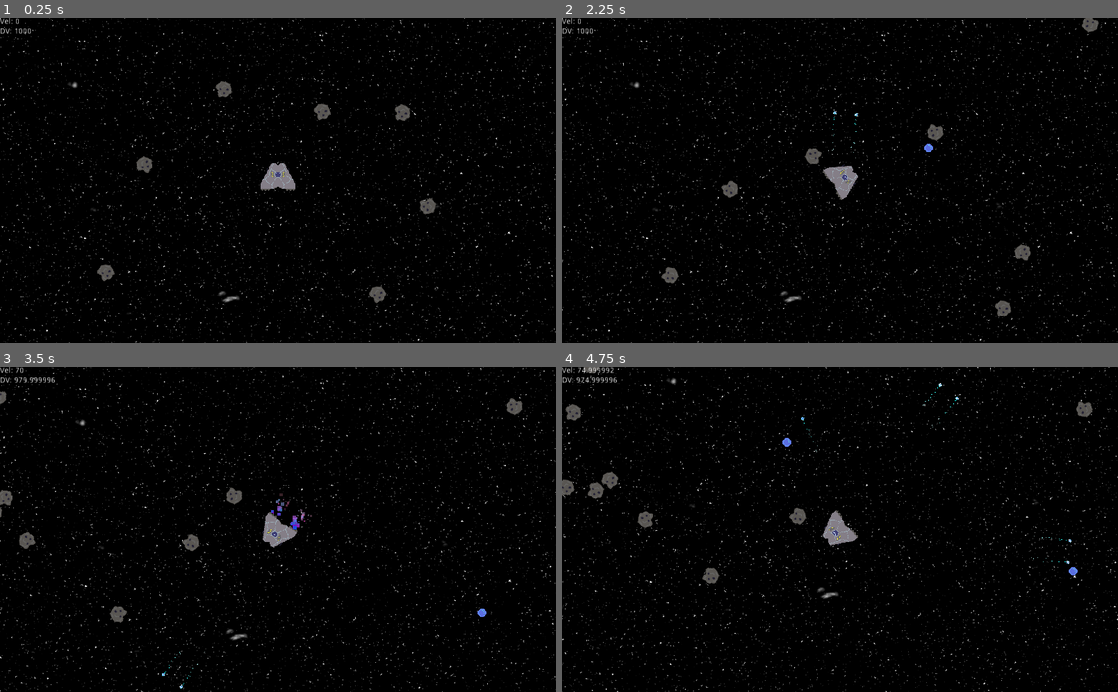
Above: before the commit, frames 1-4 (two rows, left to right).
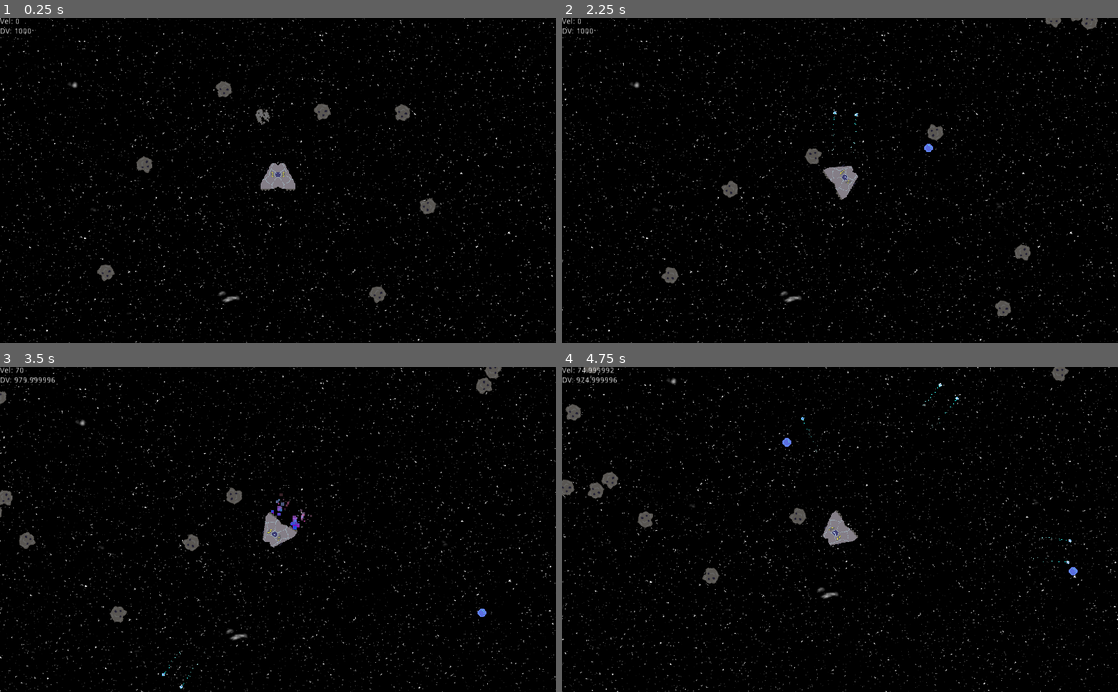
Above: after the commit, the same moments.

Repository: Scimon/godot-experiments
Game: Godot game, scene res://Game.tscn
The game is run twice, just before and just after one commit, with the same random seed, the same clock (stepped at 60 frames per second) and the same inputs.
Inputs:
- Up to frame 1 (0.25 s): no input
- Up to frame 2 (2.25 s): hold D (turn_right) 0.53-1.28 s; hold Space (shoot) 0.53-1.28 s; hold A (turn_left) 1.28-2.03 s; tap Space (shoot) at 1.35 s; hold D (turn_right) from 2.03 s (still down); hold Space (shoot) from 2.03 s (still down)
- Up to frame 3 (3.5 s): release D (turn_right) at 2.78 s; release Space (shoot) at 2.78 s; hold W (accelerate) from 2.78 s (still down); tap Space (shoot) at 2.85 s
- Up to frame 4 (4.75 s): release W (accelerate) at 3.53 s; hold Space (shoot) 3.53-4.28 s; hold A (turn_left) from 3.53 s (still down); tap Space (shoot) at 4.35 s

The runs differ from the first frame. In frame 1, less than 0.1% of the frame differs, in the area x 45-49%, y 27-33%; in frame 2, 0.1%; in frame 3, 0.3%, in the area x 85-94%, y 0-15%; in frame 4, 0.2%.

Commit message:
Basic tilemap based asteroid

Diff:
--- a/Spaceship/Game.tscn
+++ b/Spaceship/Game.tscn
@@ -7,6 +7,7 @@
 [ext_resource path="res://ParallaxBackground.gd" type="Script" id=5]
 [ext_resource path="res://new-back.png" type="Texture" id=6]
 [ext_resource path="res://Asteroids.gd" type="Script" id=7]
+[ext_resource path="res://TiledAsteroid.tscn" type="PackedScene" id=8]
 
 [node name="Game" type="Node2D"]
 
@@ -76,4 +77,7 @@
 margin_top = 18.0
 margin_right = 286.0
 margin_bottom = 32.0
+
+[node name="TiledAsteroid" parent="." instance=ExtResource( 8 )]
+position = Vector2( 475.884, 172.535 )
 [connection signal="timeout" from="Asteroids/Timer" to="Asteroids" method="_on_Timer_timeout"]
--- /dev/null
+++ b/Spaceship/TiledAsteroid.tscn
@@ -0,0 +1,185 @@
+[gd_scene load_steps=20 format=2]
+
+[ext_resource path="res://asteroid-tile.png" type="Texture" id=1]
+[ext_resource path="res://Asteroid.gd" type="Script" id=2]
+
+[sub_resource type="ConvexPolygonShape2D" id=2]
+points = PoolVector2Array( 0, 0, 4, 0, 4, 4, 0, 4 )
+
+[sub_resource type="ConvexPolygonShape2D" id=3]
+points = PoolVector2Array( 4, 4, 0, 4, 0, 0, 4, 0 )
+
+[sub_resource type="ConvexPolygonShape2D" id=4]
+points = PoolVector2Array( 0, 0, 4, 0, 4, 4, 0, 4 )
+
+[sub_resource type="ConvexPolygonShape2D" id=5]
+points = PoolVector2Array( 0, 0, 4, 0, 4, 4, 0, 4 )
+
+[sub_resource type="ConvexPolygonShape2D" id=6]
+points = PoolVector2Array( 0, 0, 4, 0, 4, 4, 0, 4 )
+
+[sub_resource type="ConvexPolygonShape2D" id=7]
+points = PoolVector2Array( 0, 0, 4, 0, 4, 4, 0, 4 )
+
+[sub_resource type="ConvexPolygonShape2D" id=8]
+points = PoolVector2Array( 0, 0, 4, 0, 4, 4, 0, 4 )
+
+[sub_resource type="ConvexPolygonShape2D" id=9]
+points = PoolVector2Array( 0, 0, 4, 0, 4, 4, 0, 4 )
+
+[sub_resource type="ConvexPolygonShape2D" id=10]
+points = PoolVector2Array( 0, 0, 4, 0, 4, 4, 0, 4 )
+
+[sub_resource type="ConvexPolygonShape2D" id=11]
+points = PoolVector2Array( 0, 0, 4, 0, 4, 4, 0, 4 )
+
+[sub_resource type="ConvexPolygonShape2D" id=12]
+points = PoolVector2Array( 0, 0, 4, 0, 4, 4, 0, 4 )
+
+[sub_resource type="ConvexPolygonShape2D" id=13]
+points = PoolVector2Array( 0, 0, 4, 0, 4, 4, 0, 4 )
+
+[sub_resource type="ConvexPolygonShape2D" id=14]
+points = PoolVector2Array( 0, 0, 4, 0, 4, 4, 0, 4 )
+
+[sub_resource type="ConvexPolygonShape2D" id=15]
+points = PoolVector2Array( 0, 0, 4, 0, 4, 4, 0, 4 )
+
+[sub_resource type="ConvexPolygonShape2D" id=16]
+points = PoolVector2Array( 0, 0, 4, 0, 4, 4, 0, 4 )
+
+[sub_resource type="ConvexPolygonShape2D" id=17]
+points = PoolVector2Array( 0, 0, 4, 0, 4, 4, 0, 4 )
+
+[sub_resource type="TileSet" id=1]
+0/name = "asteroid-tile.png 0"
+0/texture = ExtResource( 1 )
+0/tex_offset = Vector2( 0, 0 )
+0/modulate = Color( 1, 1, 1, 1 )
+0/region = Rect2( 0, 0, 16, 16 )
+0/tile_mode = 1
+0/autotile/bitmask_mode = 1
+0/autotile/bitmask_flags = [ Vector2( 0, 0 ), 432, Vector2( 0, 1 ), 438, Vector2( 0, 2 ), 54, Vector2( 0, 3 ), 48, Vector2( 1, 0 ), 504, Vector2( 1, 1 ), 511, Vector2( 1, 2 ), 63, Vector2( 1, 3 ), 56, Vector2( 2, 0 ), 216, Vector2( 2, 1 ), 219, Vector2( 2, 2 ), 27, Vector2( 2, 3 ), 24, Vector2( 3, 0 ), 144, Vector2( 3, 1 ), 146, Vector2( 3, 2 ), 18, Vector2( 3, 3 ), 16 ]
+0/autotile/icon_coordinate = Vector2( 0, 0 )
+0/autotile/tile_size = Vector2( 4, 4 )
+0/autotile/spacing = 0
+0/autotile/occluder_map = [  ]
+0/autotile/navpoly_map = [  ]
+0/autotile/priority_map = [  ]
+0/autotile/z_index_map = [  ]
+0/occluder_offset = Vector2( 0, 0 )
+0/navigation_offset = Vector2( 0, 0 )
+0/shape_offset = Vector2( 0, 0 )
+0/shape_transform = Transform2D( 1, 0, 0, 1, 0, 0 )
+0/shape = SubResource( 2 )
+0/shape_one_way = false
+0/shape_one_way_margin = 1.0
+0/shapes = [ {
+"autotile_coord": Vector2( 0, 0 ),
+"one_way": false,
+"one_way_margin": 1.0,
+"shape": SubResource( 2 ),
+"shape_transform": Transform2D( 1, 0, 0, 1, 0, 0 )
+}, {
+"autotile_coord": Vector2( 1, 0 ),
+"one_way": false,
+"one_way_margin": 1.0,
+"shape": SubResource( 3 ),
+"shape_transform": Transform2D( 1, 0, 0, 1, 0, 0 )
+}, {
+"autotile_coord": Vector2( 2, 0 ),
+"one_way": false,
+"one_way_margin": 1.0,
+"shape": SubResource( 4 ),
+"shape_transform": Transform2D( 1, 0, 0, 1, 0, 0 )
+}, {
+"autotile_coord": Vector2( 3, 0 ),
+"one_way": false,
+"one_way_margin": 1.0,
+"shape": SubResource( 5 ),
+"shape_transform": Transform2D( 1, 0, 0, 1, 0, 0 )
+}, {
+"autotile_coord": Vector2( 0, 1 ),
+"one_way": false,
+"one_way_margin": 1.0,
+"shape": SubResource( 6 ),
+"shape_transform": Transform2D( 1, 0, 0, 1, 0, 0 )
+}, {
+"autotile_coord": Vector2( 1, 1 ),
+"one_way": false,
+"one_way_margin": 1.0,
+"shape": SubResource( 7 ),
+"shape_transform": Transform2D( 1, 0, 0, 1, 0, 0 )
+}, {
+"autotile_coord": Vector2( 2, 1 ),
+"one_way": false,
+"one_way_margin": 1.0,
+"shape": SubResource( 8 ),
+"shape_transform": Transform2D( 1, 0, 0, 1, 0, 0 )
+}, {
+"autotile_coord": Vector2( 3, 1 ),
+"one_way": false,
+"one_way_margin": 1.0,
+"shape": SubResource( 9 ),
+"shape_transform": Transform2D( 1, 0, 0, 1, 0, 0 )
+}, {
+"autotile_coord": Vector2( 0, 2 ),
+"one_way": false,
+"one_way_margin": 1.0,
+"shape": SubResource( 10 ),
+"shape_transform": Transform2D( 1, 0, 0, 1, 0, 0 )
+}, {
+"autotile_coord": Vector2( 1, 2 ),
+"one_way": false,
+"one_way_margin": 1.0,
+"shape": SubResource( 11 ),
+"shape_transform": Transform2D( 1, 0, 0, 1, 0, 0 )
+}, {
+"autotile_coord": Vector2( 2, 2 ),
+"one_way": false,
+"one_way_margin": 1.0,
+"shape": SubResource( 12 ),
+"shape_transform": Transform2D( 1, 0, 0, 1, 0, 0 )
+}, {
+"autotile_coord": Vector2( 3, 2 ),
+"one_way": false,
+"one_way_margin": 1.0,
+"shape": SubResource( 13 ),
+"shape_transform": Transform2D( 1, 0, 0, 1, 0, 0 )
+}, {
+"autotile_coord": Vector2( 0, 3 ),
+"one_way": false,
+"one_way_margin": 1.0,
+"shape": SubResource( 14 ),
+"shape_transform": Transform2D( 1, 0, 0, 1, 0, 0 )
+}, {
+"autotile_coord": Vector2( 1, 3 ),
+"one_way": false,
+"one_way_margin": 1.0,
+"shape": SubResource( 15 ),
+"shape_transform": Transform2D( 1, 0, 0, 1, 0, 0 )
+}, {
+"autotile_coord": Vector2( 2, 3 ),
+"one_way": false,
+"one_way_margin": 1.0,
+"shape": SubResource( 16 ),
+"shape_transform": Transform2D( 1, 0, 0, 1, 0, 0 )
+}, {
+"autotile_coord": Vector2( 3, 3 ),
+"one_way": false,
+"one_way_margin": 1.0,
+"shape": SubResource( 17 ),
+"shape_transform": Transform2D( 1, 0, 0, 1, 0, 0 )
+} ]
+0/z_index = 0
+
+[node name="TiledAsteroid" type="KinematicBody2D"]
+script = ExtResource( 2 )
+
+[node name="TileMap" type="TileMap" parent="."]
+tile_set = SubResource( 1 )
+cell_size = Vector2( 4, 4 )
+collision_use_parent = true
+collision_use_kinematic = true
+format = 1
+tile_data = PoolIntArray( -131074, 0, 196608, -131073, 0, 0, -196608, 0, 1, -196607, 0, 1, -196606, 0, 2, -65537, 0, 65536, -131072, 0, 65537, -131071, 0, 65537, -131070, 0, 0, -131069, 0, 196610, -3, 0, 0, -2, 0, 1, -1, 0, 0, -65536, 0, 0, -65535, 0, 131073, -65534, 0, 131074, 65533, 0, 65536, 65534, 0, 65537, 65535, 0, 65537, 0, 0, 65538, 3, 0, 3, 131069, 0, 131072, 131070, 0, 0, 131071, 0, 65537, 65536, 0, 0, 65537, 0, 1, 65538, 0, 0, 65539, 0, 0, 196606, 0, 131072, 196607, 0, 131073, 131072, 0, 131073, 131073, 0, 131073, 131074, 0, 131074 )
Not shown: 1 places in Spaceship/Game.tscn that only renumber resources
Binary file added: Spaceship/asteroid-tile.png
Not shown, added: Spaceship/asteroid-tile.png.import
